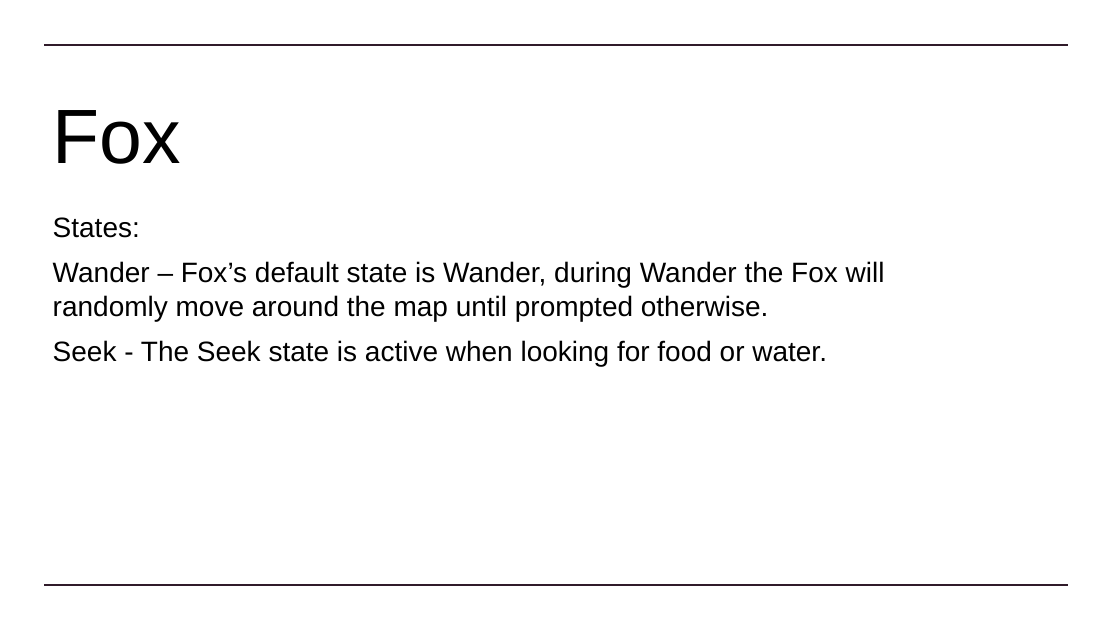
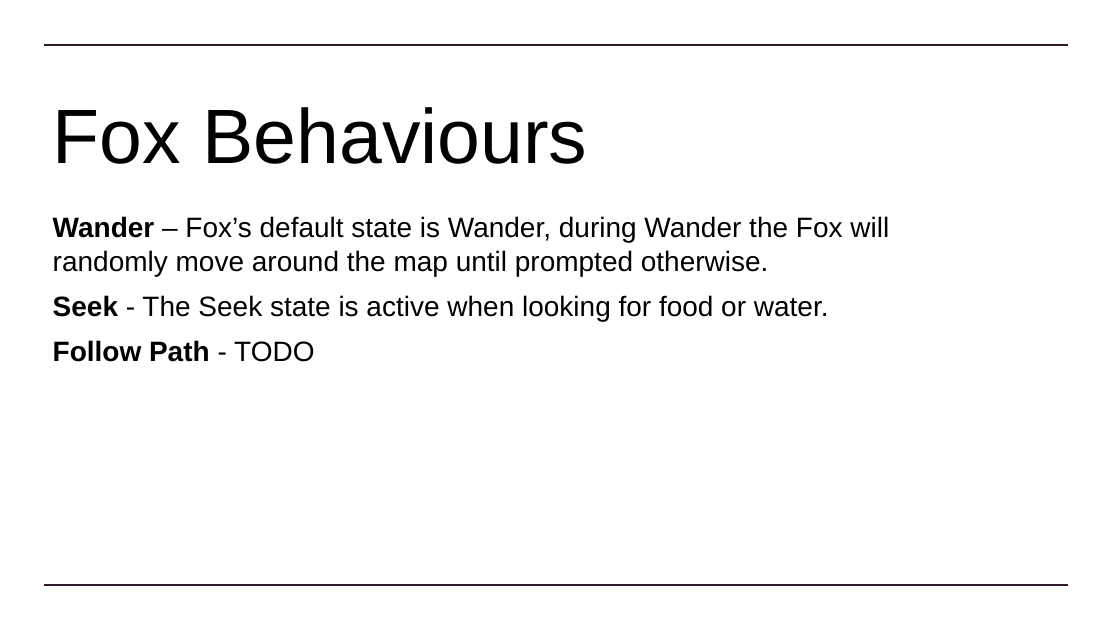
Before and after one commit to Dinoboy173/GameAI, a slide deck: slide 5 of Assessment/SofiWesson TDD.pptx. Drawn at 1120x630 pixels with LibreOffice and Linux fonts; fonts in the diff are those of the drawing. Boxes give left, top, right and bottom in pixels: in the first picture for what was removed or moved away, otherwise in the second. Text is boxed around its words. In the diff, an @@ line names an element or a change of style, - is before the commit and + after.

```diff
--- a/Assessment/SofiWesson TDD.pptx
+++ b/Assessment/SofiWesson TDD.pptx
@@ title at <box>53,107,587,164</box>: text changed @@
-Fox
+Fox Behaviours
@@ subtitle at <box>53,217,140,238</box>: paragraph removed @@
-States:
@@ subtitle at <box>53,216,889,321</box>: bold on in "Wander", "Seek" @@
@@ subtitle at <box>53,340,314,362</box>: paragraph added @@
+Follow Path - TODO
```
Also in this commit, not shown: 7 other slides changed, 3 slides added, 6 slides removed, 7 other files.
